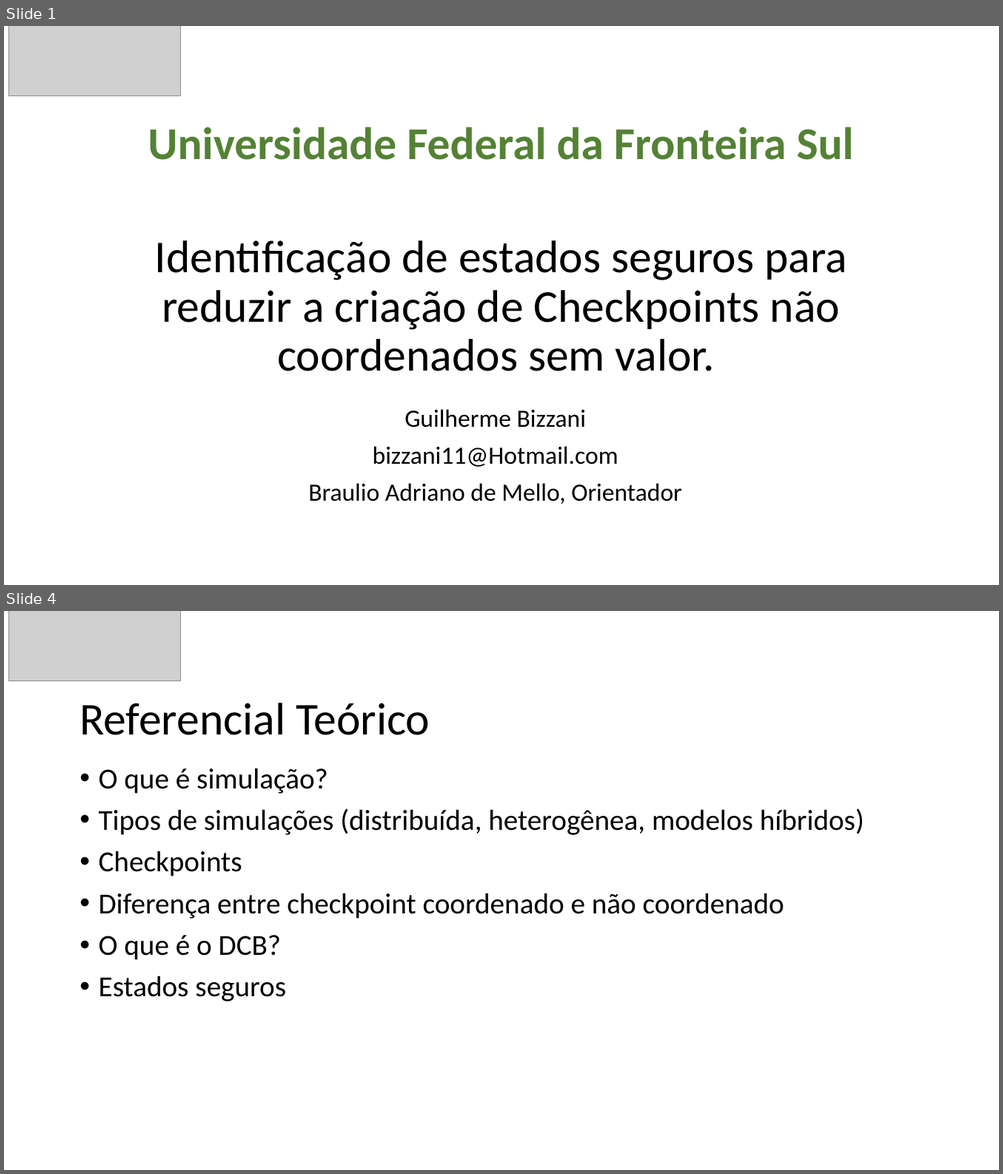
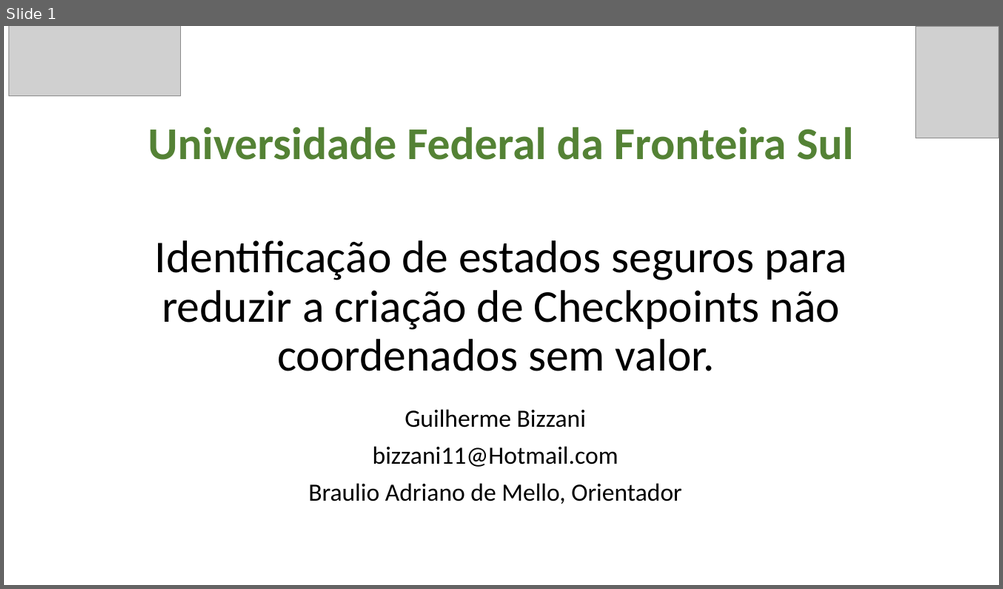
Before and after one commit to GuilhermeBizzani/TCC, a slide deck: Primeira apresentacao.pptx. Shown one above the other, each under a label of ours: slides 1 and 4 before the commit, slide 1 after it; the slides between them are not shown. The pictures are 1003x1174 and 1003x589 pixels, drawn with LibreOffice and Linux fonts; fonts in the diff are those of the drawing; grey boxes stand for pictures. Boxes give left, top, right and bottom in pixels: in the first picture for what was removed or moved away, otherwise in the second. Text is boxed around its words. In the diff, an @@ line names an element or a change of style, - is before the commit and + after.

```diff
--- a/Primeira apresentacao.pptx
+++ b/Primeira apresentacao.pptx
@@ slide 4 removed at [4, 611, 999, 1170], background #FFFFFF @@
@@ picture removed at [8, 611, 181, 681] @@
@@ title removed at [79, 703, 430, 735] @@
-Referencial Teórico
@@ text removed at [99, 768, 864, 1002] @@
-• O que é simulação?
-• Tipos de simulações (distribuída, heterogênea, modelos híbridos)
-• Checkpoints
-• Diferença entre checkpoint coordenado e não coordenado
-• O que é o DCB?
-• Estados seguros
@@ slide 1 changed as well @@
@@ picture added at [916, 26, 999, 138] @@
```
Also in this commit, not shown: 10 other slides changed, 5 slides added, 2 other slides removed, 3 other files.
